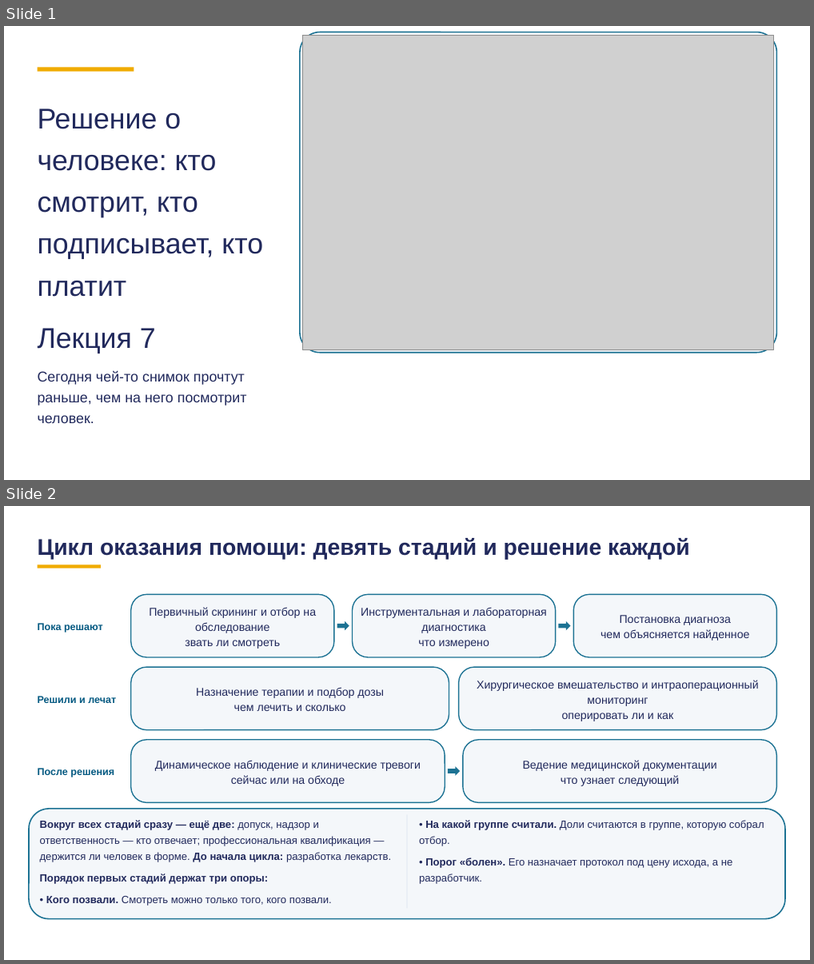
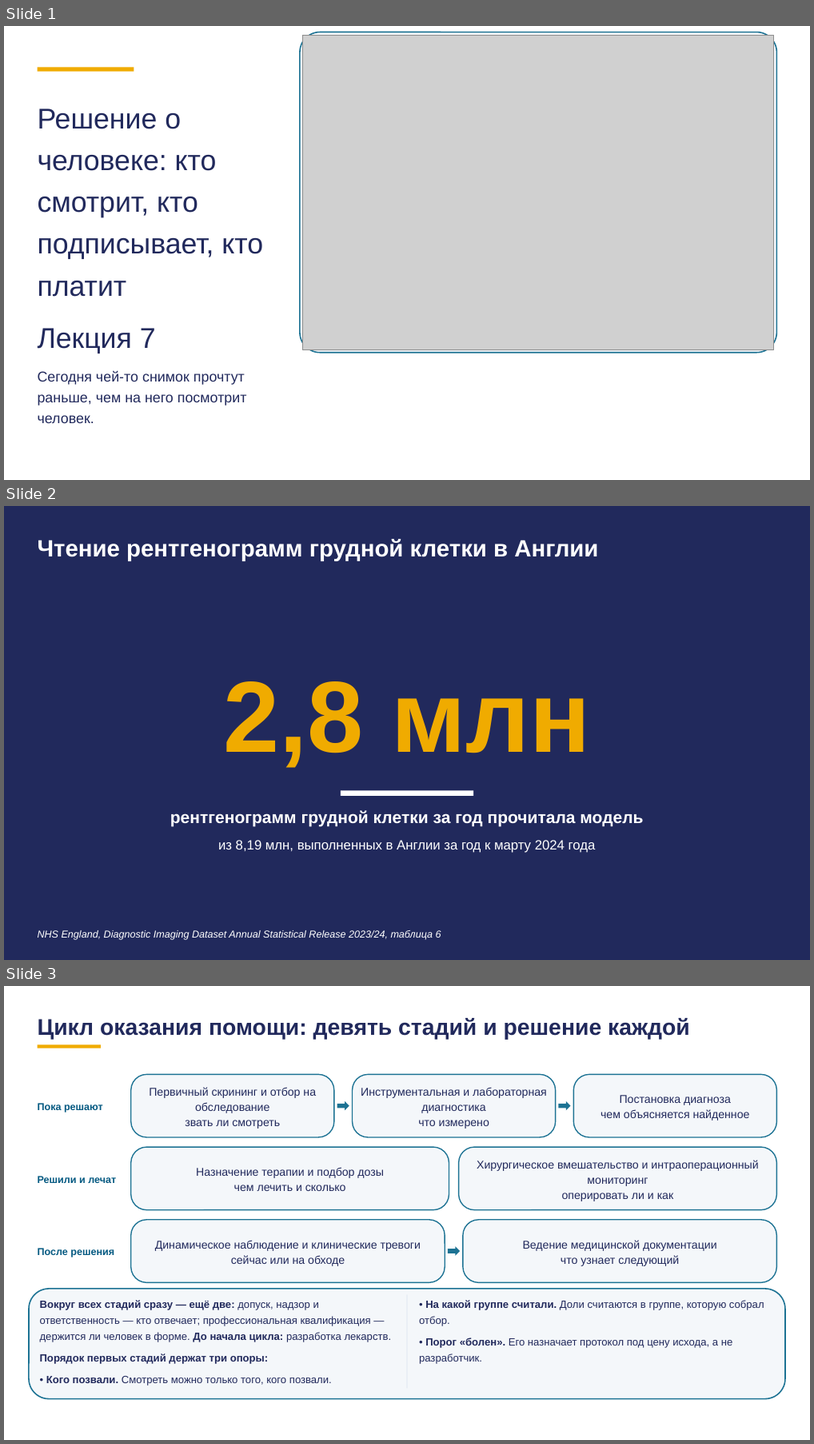
Before and after one commit to tellina-study/AI-usage-lessons, a slide deck: library/lectures/lec-07/rework/deck/lec-07-karkas.pptx. Shown one above the other, each under a label of ours: slides 1 and 2 before the commit, slides 1, 2 and 3 after it. The pictures are 814x964 and 814x1444 pixels, drawn with LibreOffice and Linux fonts; fonts in the diff are those of the drawing; grey boxes stand for pictures. Boxes give left, top, right and bottom in pixels: in the first picture for what was removed or moved away, otherwise in the second. Text is boxed around its words. In the diff, an @@ line names an element or a change of style, - is before the commit and + after.

```diff
--- a/library/lectures/lec-07/rework/deck/lec-07-karkas.pptx
+++ b/library/lectures/lec-07/rework/deck/lec-07-karkas.pptx
@@ slide 2 added at [4,506,810,960], background #FFFFFF @@
@@ rectangle added at [4,506,810,960], fill #21295C @@
@@ text added at [38,539,598,561], 28 pt, text #FFFFFF, bold @@
+Чтение рентгенограмм грудной клетки в Англии
@@ rounded rectangle added at [38,622,777,880], fill #21295C, outline #21295C 1.5 pt @@
@@ text added at [223,681,590,768], 120 pt, text #F0AB00, bold @@
+2,8 млн
@@ rectangle added at [341,790,474,796], fill #FFFFFF @@
@@ text added at [170,810,643,826], 20 pt, text #FFFFFF, bold @@
+рентгенограмм грудной клетки за год прочитала модель
@@ text added at [218,840,596,852], 16 pt, text #FFFFFF @@
+из 8,19 млн, выполненных в Англии за год к марту 2024 года
@@ text added at [38,930,442,940], 12 pt, text #FFFFFF, italic @@
+NHS England, Diagnostic Imaging Dataset Annual Statistical Release 2023/24, таблица 6
@@ what was slide 2 is now slide 3 @@
```
Also in this commit, not shown: 4 slides changed, 1 other slide added, 5 slides removed, 38 other files.
